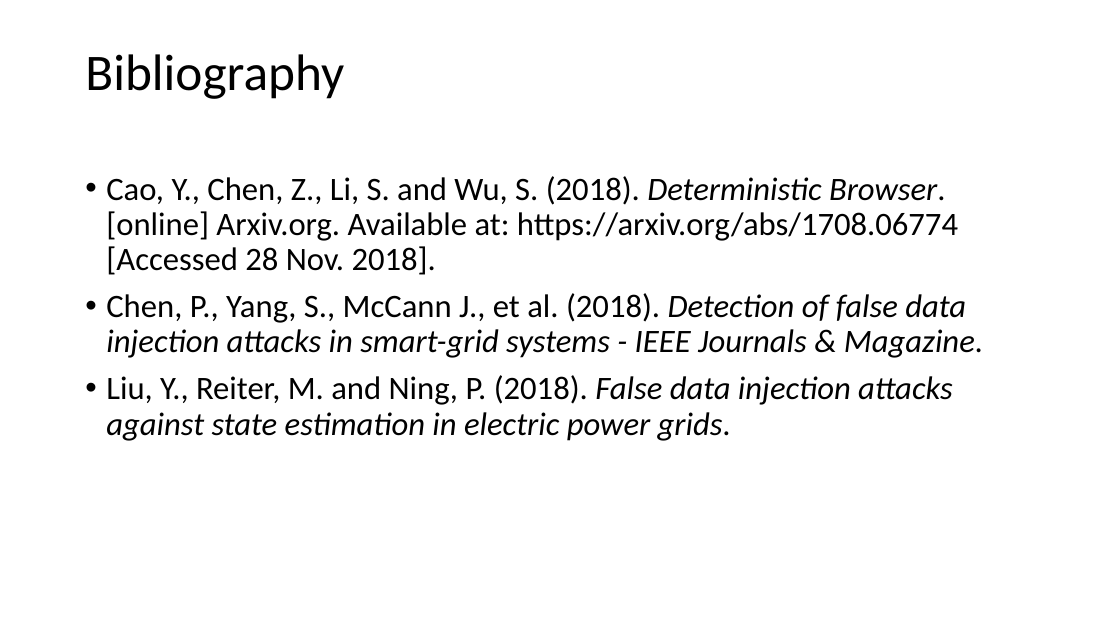
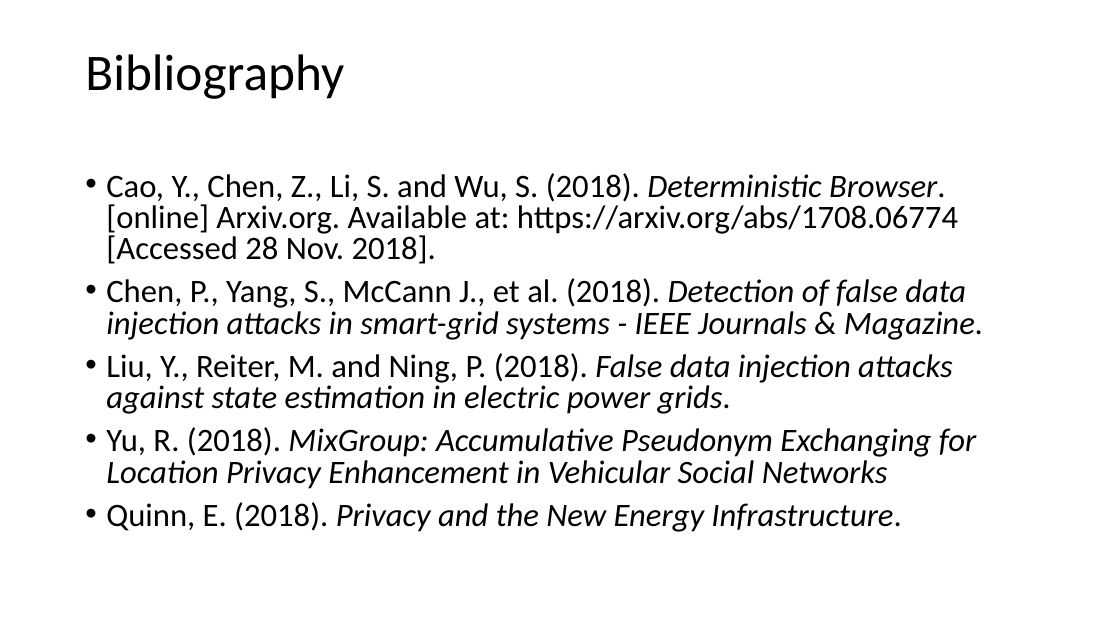
Before and after one commit to CodeFluent/Notes, a slide deck: slide 16 of CS-6222/Fall_2018/project/Smart City Security - Attack and Defense Strategems.pptx (slide 17 before the commit). Drawn at 1120x630 pixels with LibreOffice and Linux fonts; fonts in the diff are those of the drawing. Boxes give left, top, right and bottom in pixels: in the first picture for what was removed or moved away, otherwise in the second. Text is boxed around its words. In the diff, an @@ line names an element or a change of style, - is before the commit and + after.

Commit message:
finished ppt

```diff
--- a/CS-6222/Fall_2018/project/Smart City Security - Attack and Defense Strategems.pptx
+++ b/CS-6222/Fall_2018/project/Smart City Security - Attack and Defense Strategems.pptx
@@ text at (106,173,983,414): line spacing 0.9 to 0.8 @@
@@ text at (106,427,976,532): paragraphs added @@
+• Yu, R. (2018). MixGroup: Accumulative Pseudonym Exchanging for Location Privacy Enhancement in Vehicular Social Networks
+• Quinn, E. (2018). Privacy and the New Energy Infrastructure.
```
Also in this commit, not shown: 2 other slides changed, 5 slides added, 6 slides removed, 1 other file.
